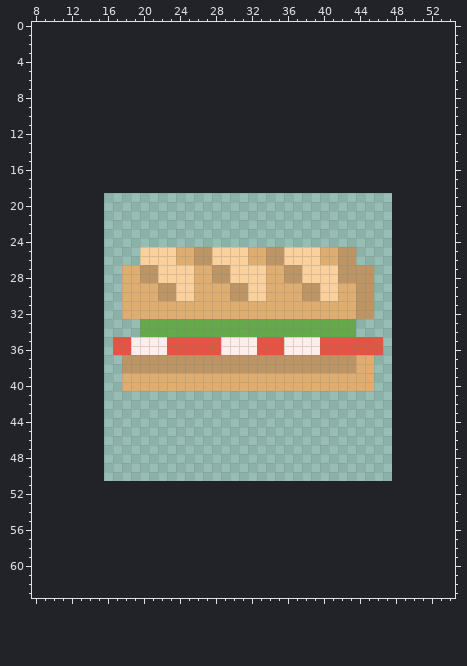
Edited in one commit: pixel-art sprite (Unity/Game/Assets/Artwork/Vending Machine Items/Sandwich_HealthIcon.png). The picture above was drawn from the file before the commit.
The file is 32x32 pixels. Shown: x 8..54, y 0..63. The old version is drawn lined up with the new one, on the new canvas.
The result:
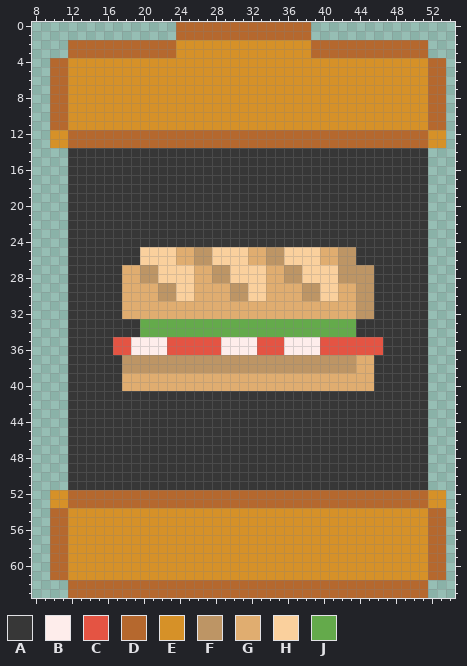
Palette (. is transparent): A #373737  B #feedeb  C #e45443  D #b5682e  E #d69128  F #bd9565  G #e0ad70  H #fad09d  J #64aa4b
The edit:
canvas 32x32 -> 64x64, the old top-left corner now at 16,19
y 0..1: x 24..38 ............... -> DDDDDDDDDDDDDDD
y 2..3: x 12..51 ........................................ -> DDDDDDDDDDDDEEEEEEEEEEEEEEEDDDDDDDDDDDDD
y 4..11: x 10..53 ............................................ -> DDEEEEEEEEEEEEEEEEEEEEEEEEEEEEEEEEEEEEEEEEDD
y 12..13: x 10..53 ............................................ -> EEDDDDDDDDDDDDDDDDDDDDDDDDDDDDDDDDDDDDDDDDEE
y 14..24: x 12..51 ........................................ -> AAAAAAAAAAAAAAAAAAAAAAAAAAAAAAAAAAAAAAAA
y 25..26: x 12..19 ........ -> AAAAAAAA; x 44..51 ........ -> AAAAAAAA
y 27..32: x 12..17 ...... -> AAAAAA; x 46..51 ...... -> AAAAAA
y 33..34: x 12..19 ........ -> AAAAAAAA; x 44..51 ........ -> AAAAAAAA
y 35..36: x 12..16 ..... -> AAAAA; x 47..51 ..... -> AAAAA
y 37..40: x 12..17 ...... -> AAAAAA; x 46..51 ...... -> AAAAAA
y 41..51: x 12..51 ........................................ -> AAAAAAAAAAAAAAAAAAAAAAAAAAAAAAAAAAAAAAAA
y 52..53: x 10..53 ............................................ -> EEDDDDDDDDDDDDDDDDDDDDDDDDDDDDDDDDDDDDDDDDEE
y 54..61: x 10..53 ............................................ -> DDEEEEEEEEEEEEEEEEEEEEEEEEEEEEEEEEEEEEEEEEDD
y 62..63: x 12..51 ........................................ -> DDDDDDDDDDDDDDDDDDDDDDDDDDDDDDDDDDDDDDDD
